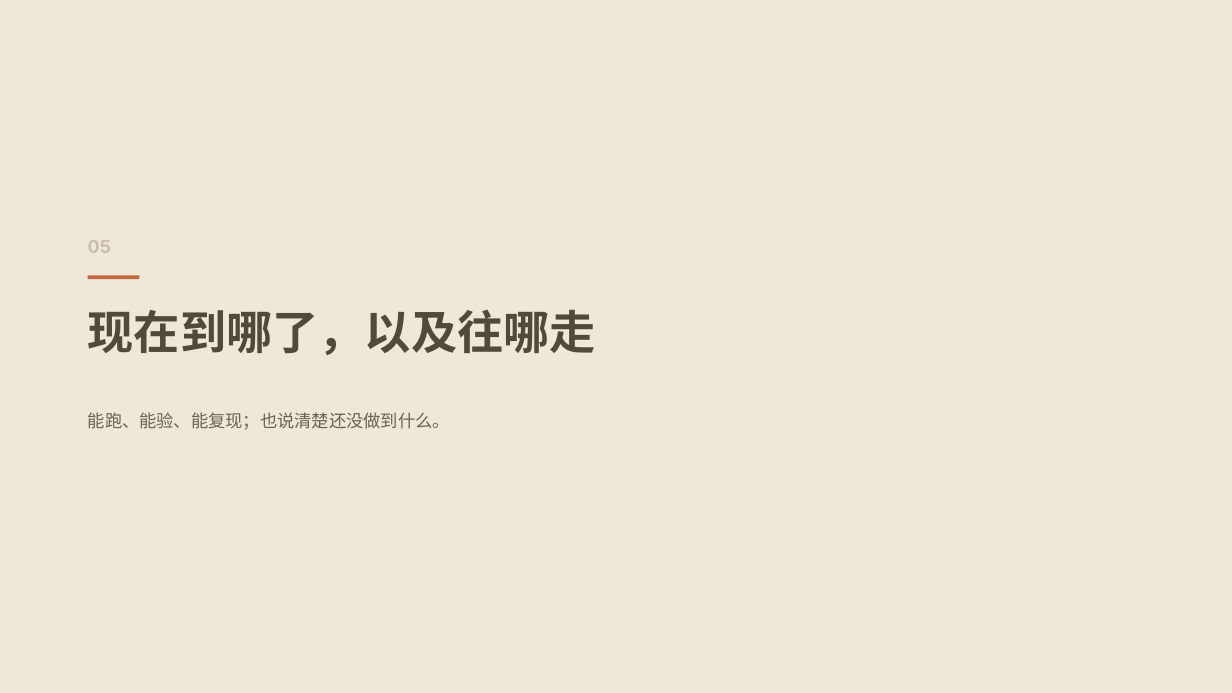
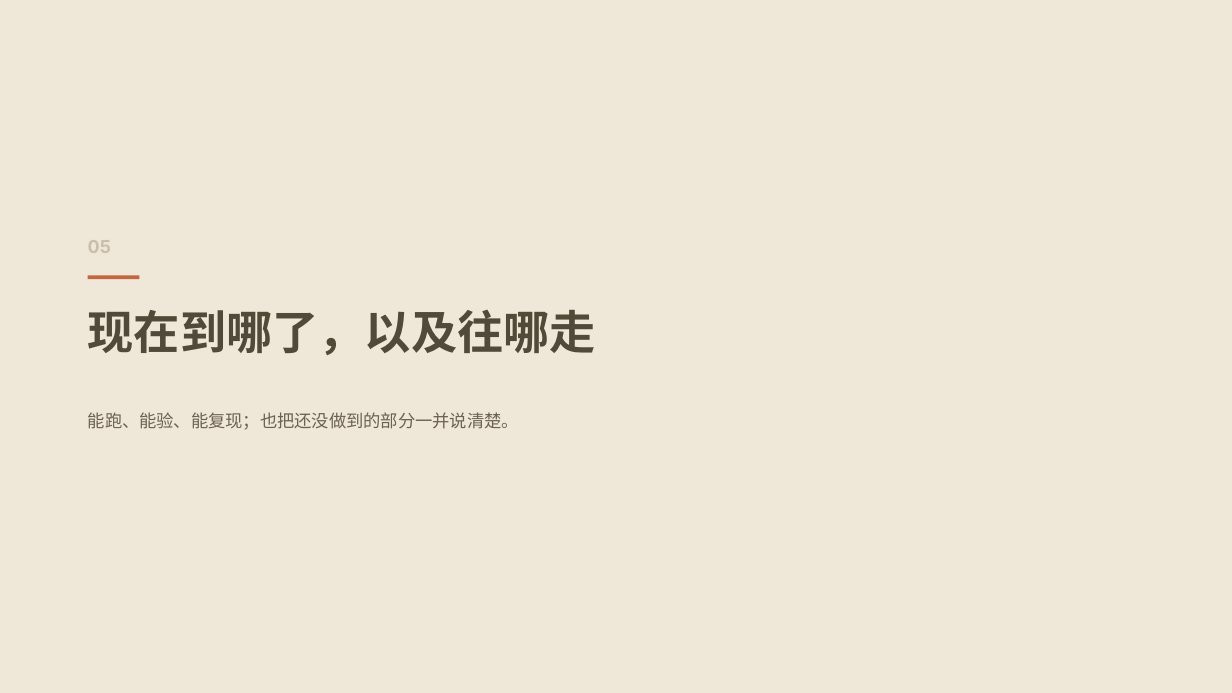
Before and after one commit to 1692775560/AgentCorp, a slide deck: slide 18 of 方案PPT/AgentCorp-方案.pptx (slide 17 before the commit). Drawn at 1232x693 pixels with LibreOffice and Linux fonts; fonts in the diff are those of the drawing. Boxes give left, top, right and bottom in pixels: in the first picture for what was removed or moved away, otherwise in the second. Text is boxed around its words. In the diff, an @@ line names an element or a change of style, - is before the commit and + after.

```diff
--- a/方案PPT/AgentCorp-方案.pptx
+++ b/方案PPT/AgentCorp-方案.pptx
@@ text at [88,412,519,430]: text changed @@
-能跑、能验、能复现；也说清楚还没做到什么。
+能跑、能验、能复现；也把还没做到的部分一并说清楚。
```
Also in this commit, not shown: 17 other slides changed, 5 slides added, 4 slides removed, 1 other file.
